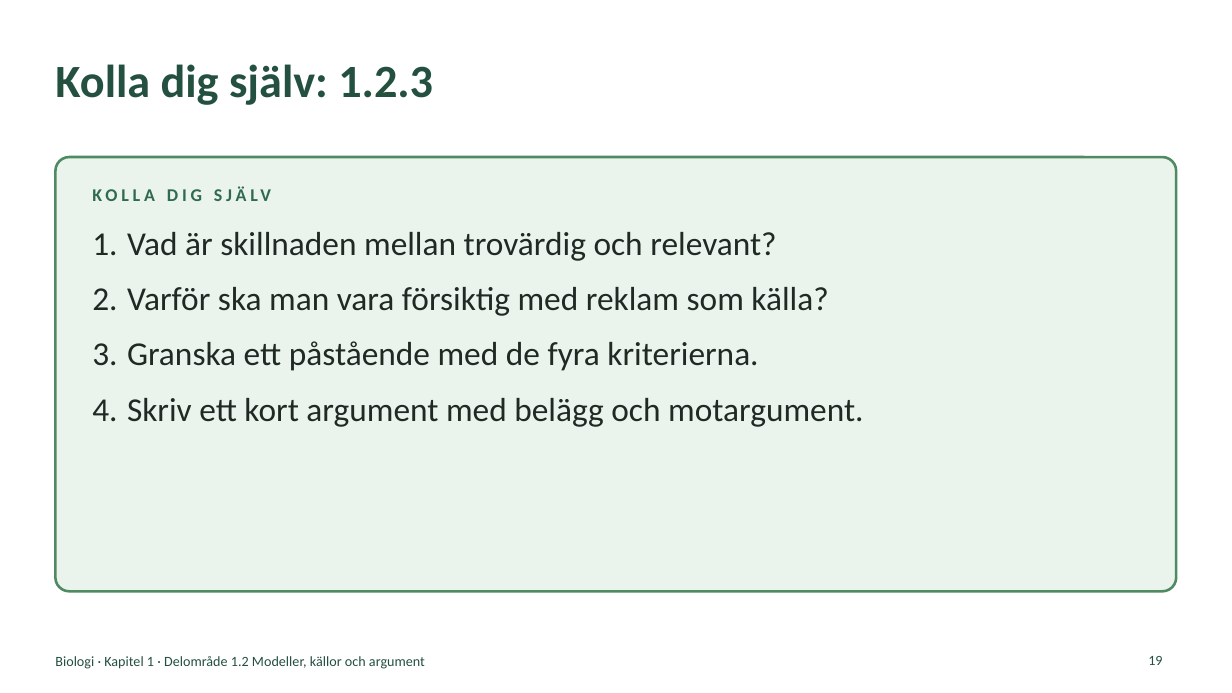
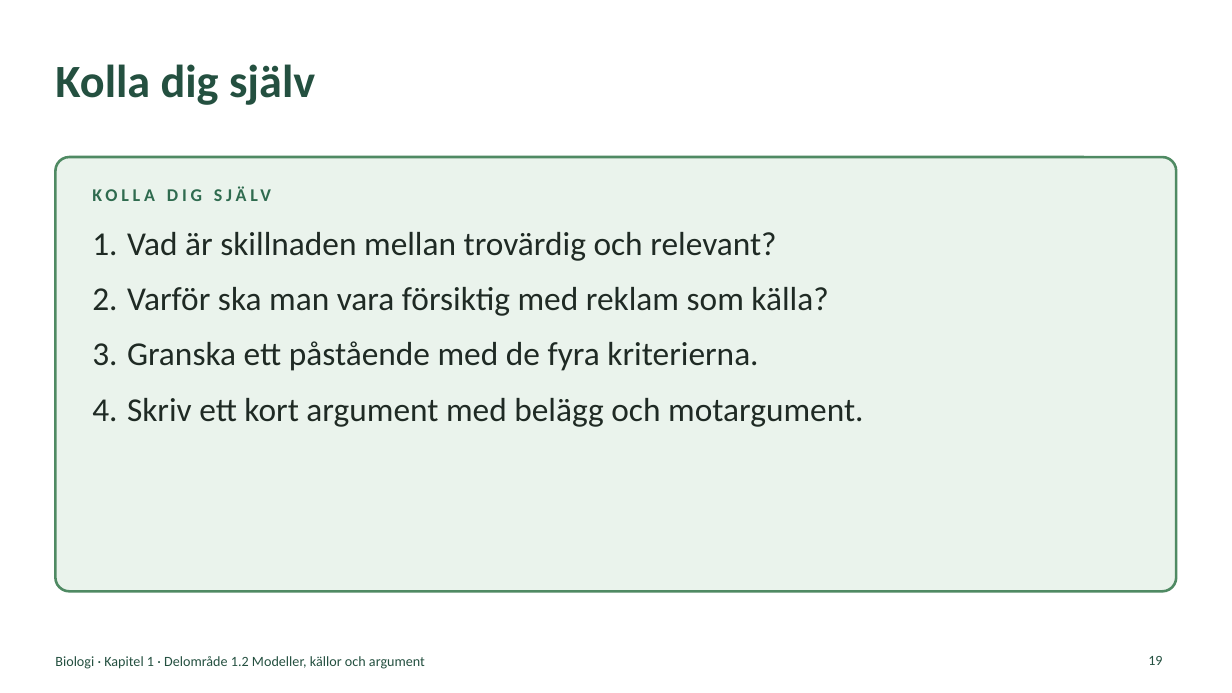
Before and after one commit to sweviktor95/pluggis, a slide deck: slide 19 of planering/biologi-omrade1/biologi-1-2-modeller-kallor-argument.pptx. Drawn at 1232x693 pixels with LibreOffice and Linux fonts; fonts in the diff are those of the drawing. Boxes give left, top, right and bottom in pixels: in the first picture for what was removed or moved away, otherwise in the second. Text is boxed around its words. In the diff, an @@ line names an element or a change of style, - is before the commit and + after.

```diff
--- a/planering/biologi-omrade1/biologi-1-2-modeller-kallor-argument.pptx
+++ b/planering/biologi-omrade1/biologi-1-2-modeller-kallor-argument.pptx
@@ title at box(55, 64, 315, 105): text changed @@
-Kolla dig själv: 1.2.3
+Kolla dig själv
```
Also in this commit, not shown: 6 other slides changed, 14 other files.
